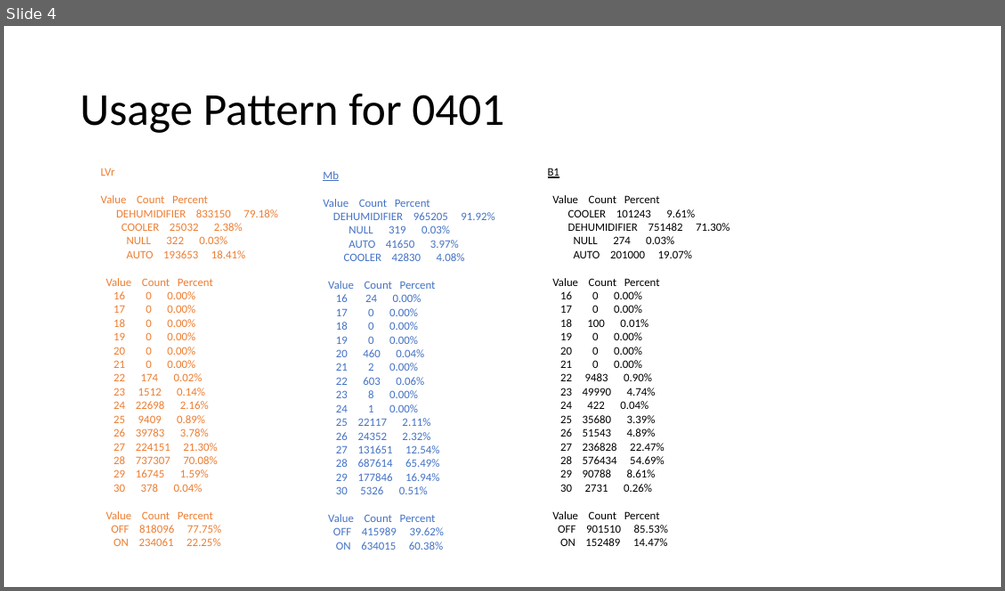
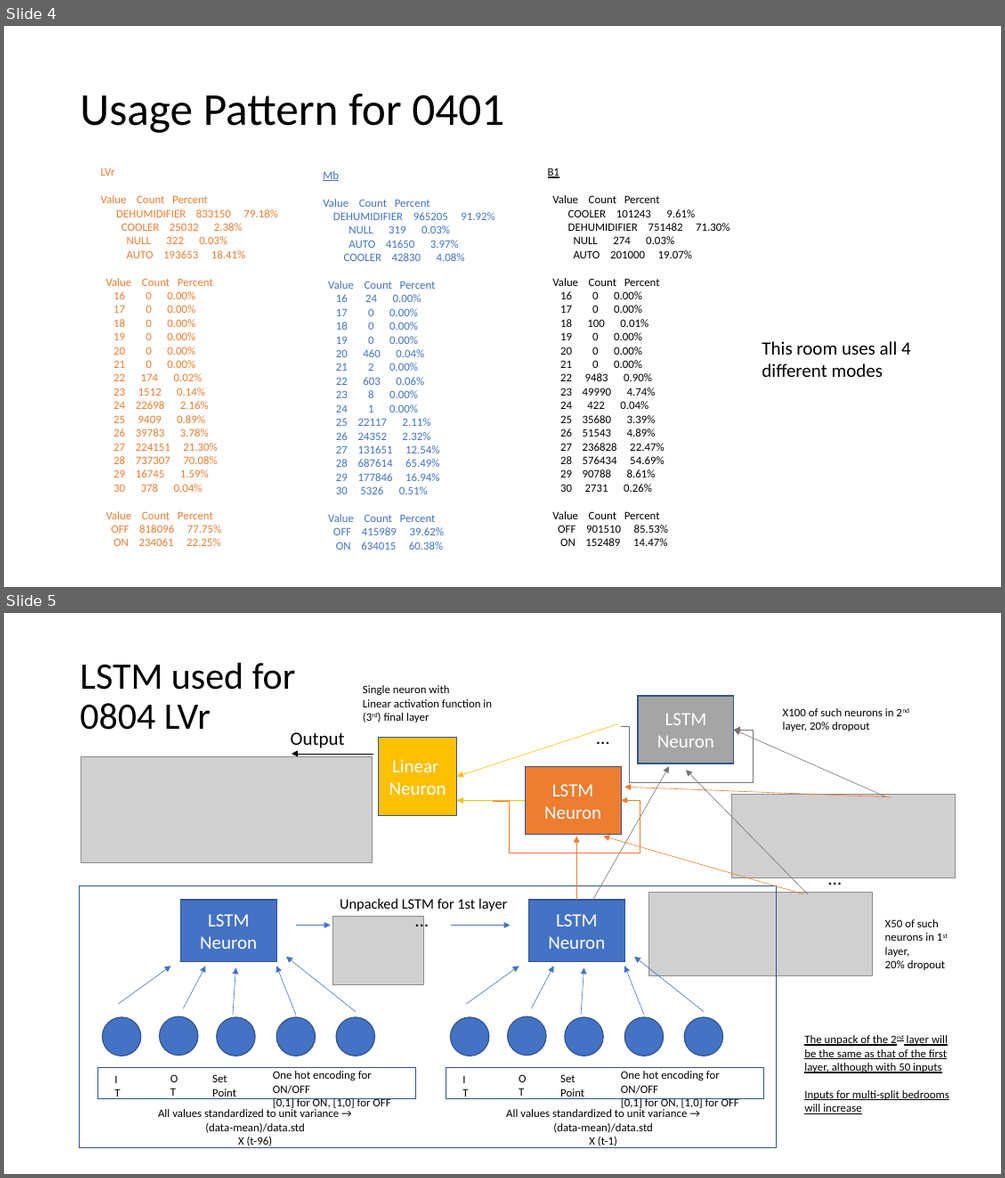
Before and after one commit to dragonheat123/mutli_split, a slide deck: 10 mins Prediction on 2016ACdata using LSTM-RNN.pptx. Shown one above the other, each under a label of ours: slide 4 before the commit, slides 4 and 5 after it. The pictures are 1005x591 and 1005x1178 pixels, drawn with LibreOffice and Linux fonts; fonts in the diff are those of the drawing; grey boxes stand for pictures. Boxes give left, top, right and bottom in pixels: in the first picture for what was removed or moved away, otherwise in the second. Text is boxed around its words. In the diff, an @@ line names an element or a change of style, - is before the commit and + after.

```diff
--- a/10 mins Prediction on 2016ACdata using LSTM-RNN.pptx
+++ b/10 mins Prediction on 2016ACdata using LSTM-RNN.pptx
@@ slide 5 added at bbox=[4, 613, 1001, 1174], background #FFFFFF @@
@@ title added at bbox=[80, 663, 296, 730], 36 pt, text #000000 @@
+LSTM used for
+0804 LVr
@@ text added at bbox=[363, 685, 492, 722], 11 pt, text #000000 @@
+Single neuron with
+Linear activation function in (3rd) final layer
@@ rectangle added at bbox=[638, 696, 734, 764], fill #A5A5A5, outline #325491 1 pt, 18 pt, text #FFFFFF @@
+LSTM
+Neuron
@@ text added at bbox=[783, 708, 894, 731], 11 pt, text #000000 @@
+X100 of such neurons in 2nd layer, 20% dropout
@@ text added at bbox=[291, 732, 345, 751], 18 pt, text #000000 @@
+Output
@@ rectangle added at bbox=[379, 737, 457, 816], fill #FFC000, outline #325491 1 pt, 18 pt, text #FFFFFF @@
+Linear
+Neuron
@@ arrow added from (617, 724) to (457, 776), #FFC000 0.5 pt @@
@@ text added at bbox=[590, 722, 618, 752], 18 pt, text #000000 @@
+…
@@ elbow arrow added from (621, 726) to (734, 730), #767171 0.5 pt @@
@@ arrow added from (886, 797) to (734, 730), #767171 0.5 pt @@
@@ picture added at bbox=[81, 756, 372, 863] @@
@@ arrow added from (374, 754) to (291, 754), #000000 0.5 pt @@
@@ rectangle added at bbox=[526, 766, 621, 835], fill #ED7D31, outline #325491 1 pt, 18 pt, text #FFFFFF @@
+LSTM
+Neuron
@@ arrow added from (591, 901) to (669, 766), #767171 0.5 pt @@
@@ arrow added from (808, 894) to (686, 770), #767171 0.5 pt @@
@@ arrow added from (891, 797) to (624, 787), #ED7D31 0.5 pt @@
@@ picture added at bbox=[732, 794, 955, 877] @@
@@ arrow added from (526, 800) to (457, 800), #FFC000 0.5 pt @@
@@ elbow arrow added from (493, 802) to (621, 800), #ED7D31 0.5 pt @@
@@ arrow added from (577, 900) to (577, 835), #ED7D31 0.5 pt @@
@@ arrow added from (803, 894) to (604, 835), #ED7D31 0.5 pt @@
@@ text added at bbox=[821, 863, 850, 892], 18 pt, text #000000 @@
+…
@@ group added at bbox=[79, 885, 777, 1148]: 12 arrows, 11 texts, 10 ellipses, 5 rectangles, 1 picture @@
+LSTM Neuron
+IT
+OT
+Set Point
+One hot encoding for ON/OFF
+[0,1] for ON, [1,0] for OFF
+All values standardized to unit variance → (data-mean)/data.std
+X (t-96)
+…
+LSTM Neuron
+IT
+OT
+Set Point
+One hot encoding for ON/OFF
+[0,1] for ON, [1,0] for OFF
+All values standardized to unit variance → (data-mean)/data.std
+X (t-1)
@@ text added at bbox=[340, 898, 507, 911], 14 pt, text #000000 @@
+Unpacked LSTM for 1st layer
@@ picture added at bbox=[649, 892, 872, 976] @@
@@ text added at bbox=[885, 919, 945, 970], 11 pt, text #000000 @@
+X50 of such neurons in 1st layer,
+20% dropout
@@ text added at bbox=[804, 1035, 949, 1114], 11 pt, text #000000, underline @@
+The unpack of the 2nd layer will be the same as that of the first layer, although with 50 inputs
+Inputs for multi-split bedrooms will increase
@@ slide 4 changed as well @@
@@ text added at bbox=[761, 341, 911, 377], 18 pt, text #000000 @@
+This room uses all 4 different modes
```
Also in this commit, not shown: 3 other slides changed, 3 other slides added, 1 slide removed, 2 other files.
